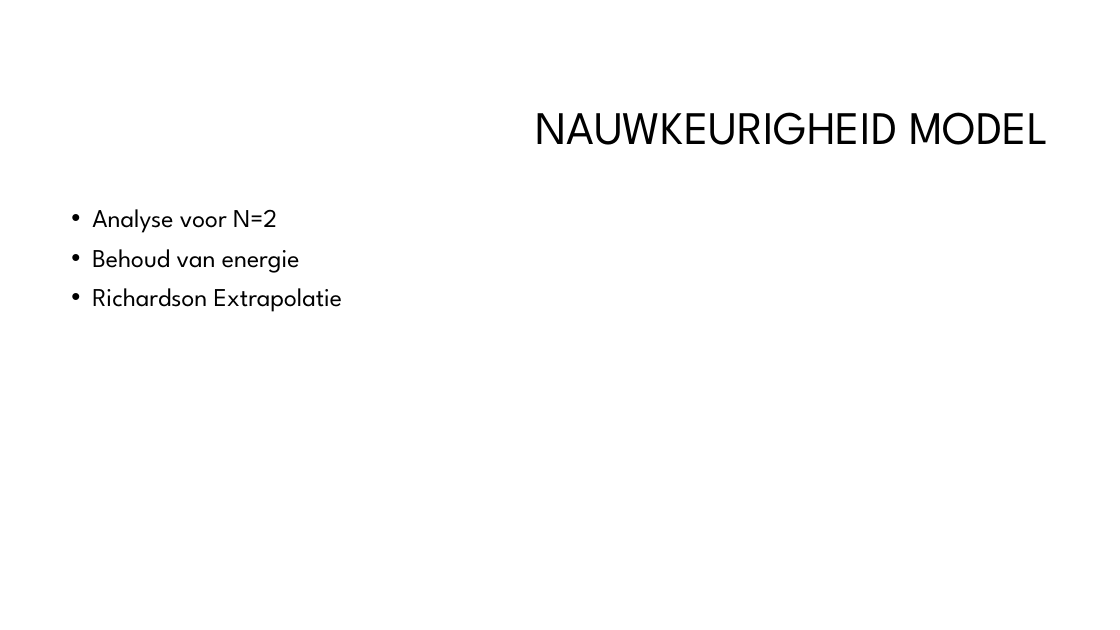
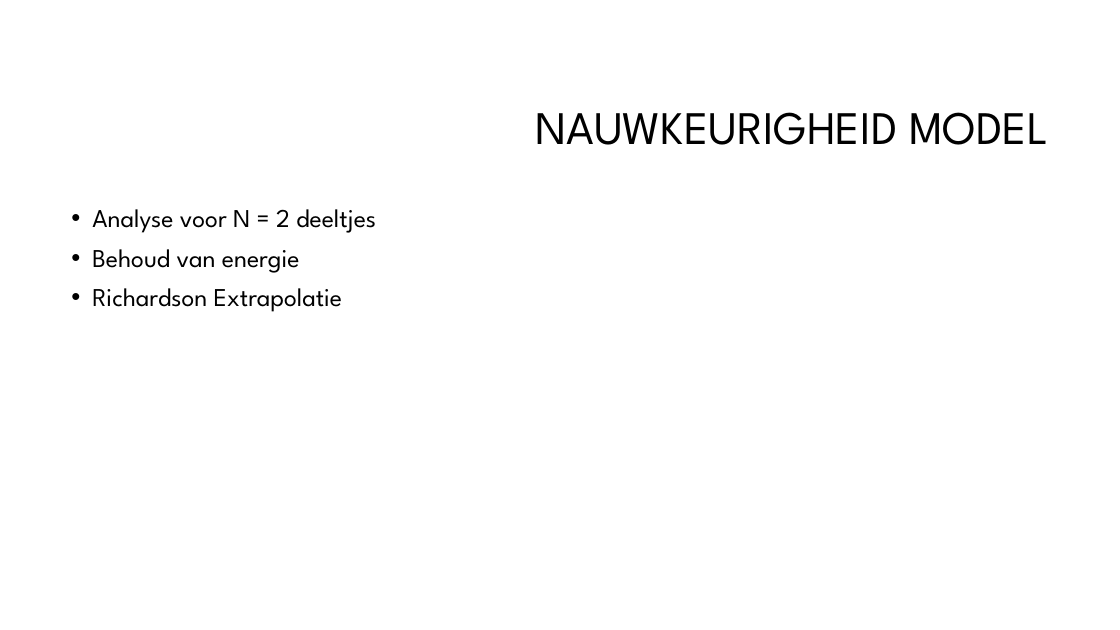
Before and after one commit to CBarendrecht/mod2b, a slide deck: slide 9 of Presentatie/Presentatie.pptx (slide 8 before the commit). Drawn at 1120x630 pixels with LibreOffice and Linux fonts; fonts in the diff are those of the drawing; background and template pictures are left out. Boxes give left, top, right and bottom in pixels: in the first picture for what was removed or moved away, otherwise in the second. Text is boxed around its words. In the diff, an @@ line names an element or a change of style, - is before the commit and + after.

```diff
--- a/Presentatie/Presentatie.pptx
+++ b/Presentatie/Presentatie.pptx
@@ text at bbox=[92, 209, 376, 233]: text changed @@
-• Analyse voor N=2
+• Analyse voor N = 2 deeltjes
```
Also in this commit, not shown: 1 other slide changed, 1 slide added.
